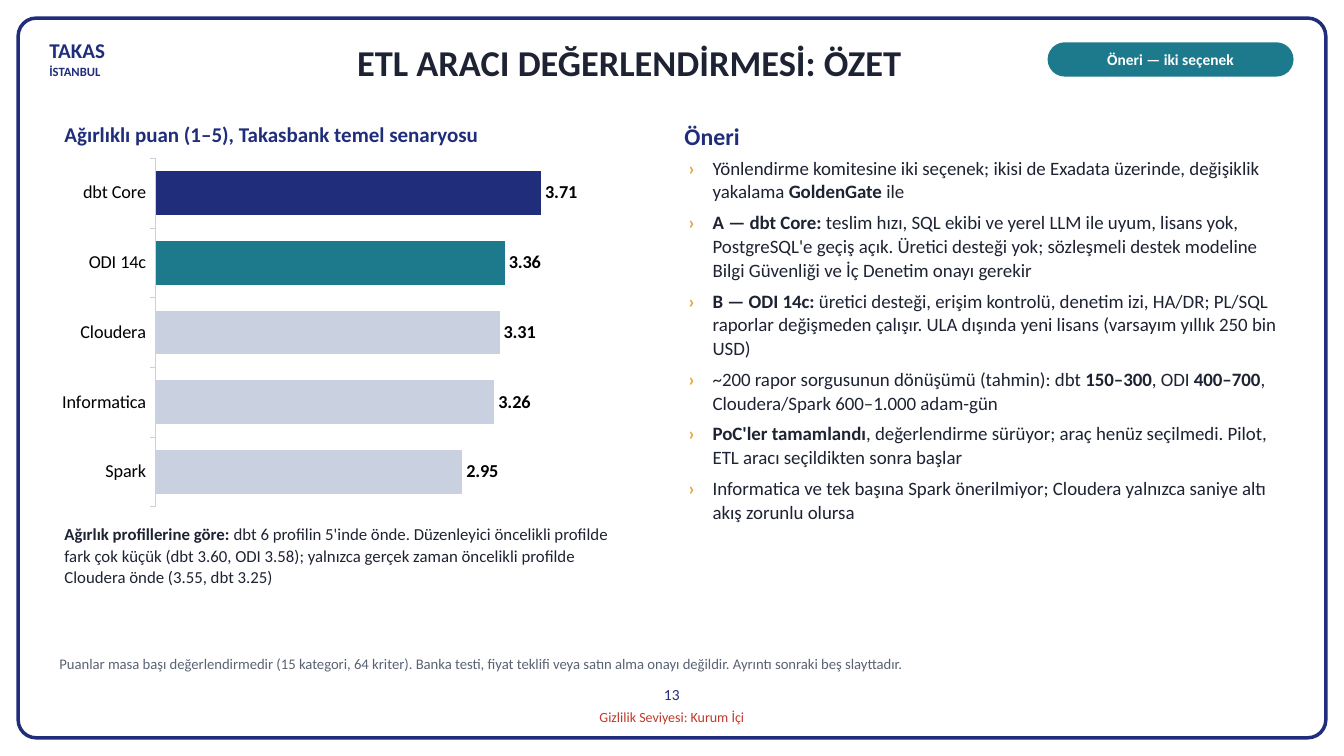
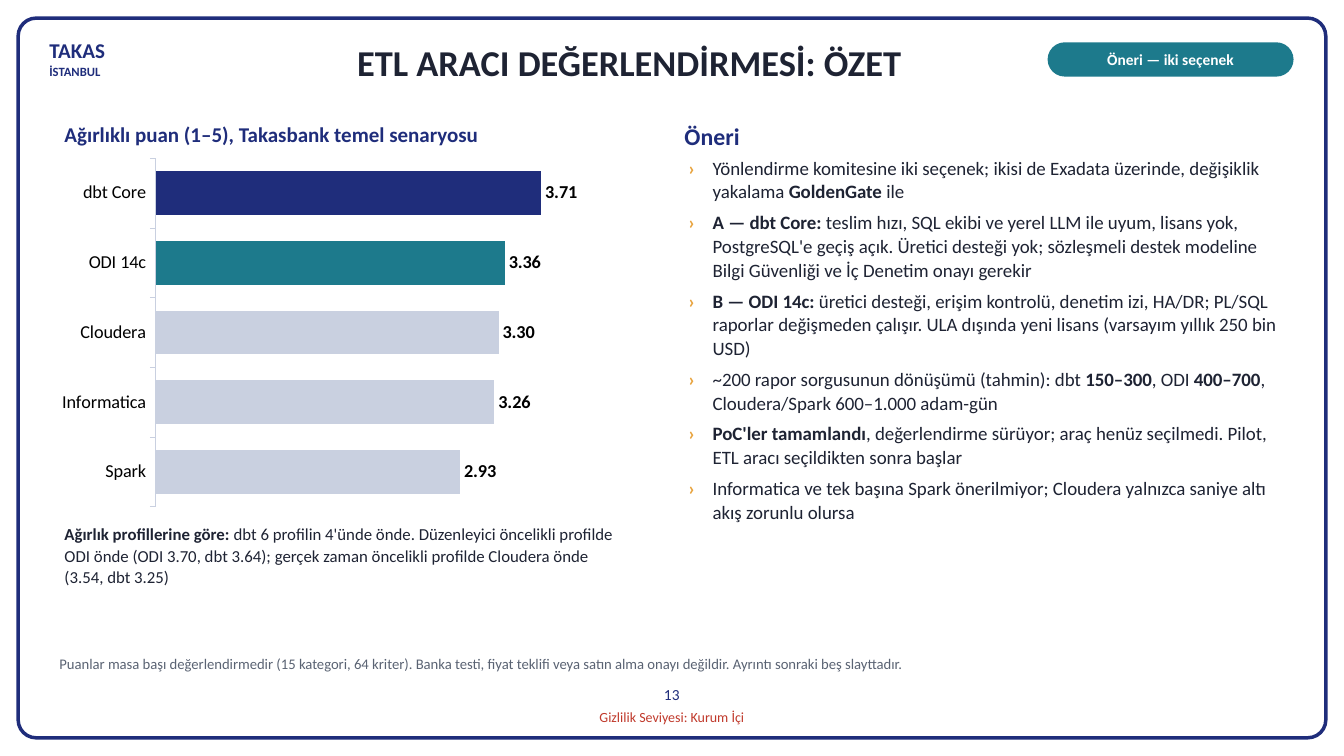
Before and after one commit to hanifidemirel0/Cursor-Projects, a slide deck: slide 13 of outputs/dwh-sunum-kasim-2026/5 - DWHSunum_Kasim2026.pptx. Drawn at 1344x756 pixels with LibreOffice and Linux fonts; fonts in the diff are those of the drawing. Boxes give left, top, right and bottom in pixels: in the first picture for what was removed or moved away, otherwise in the second. Text is boxed around its words. In the diff, an @@ line names an element or a change of style, - is before the commit and + after.

```diff
--- a/outputs/dwh-sunum-kasim-2026/5 - DWHSunum_Kasim2026.pptx
+++ b/outputs/dwh-sunum-kasim-2026/5 - DWHSunum_Kasim2026.pptx
@@ bar chart at box(50, 151, 635, 514) @@
@@ Series 1, Spark: 2.95 to 2.93 @@
@@ Series 1, Cloudera: 3.31 to 3.3 @@
@@ text at box(64, 528, 612, 585): text changed @@
-Ağırlık profillerine göre: dbt 6 profilin 5'inde önde. Düzenleyici öncelikli profilde fark çok küçük (dbt 3.60, ODI 3.58); yalnızca gerçek zaman öncelikli profilde Cloudera önde (3.55, dbt 3.25)
+Ağırlık profillerine göre: dbt 6 profilin 4'ünde önde. Düzenleyici öncelikli profilde ODI önde (ODI 3.70, dbt 3.64); gerçek zaman öncelikli profilde Cloudera önde (3.54, dbt 3.25)
```
Also in this commit, not shown: 2 other slides changed, 4 other files.
